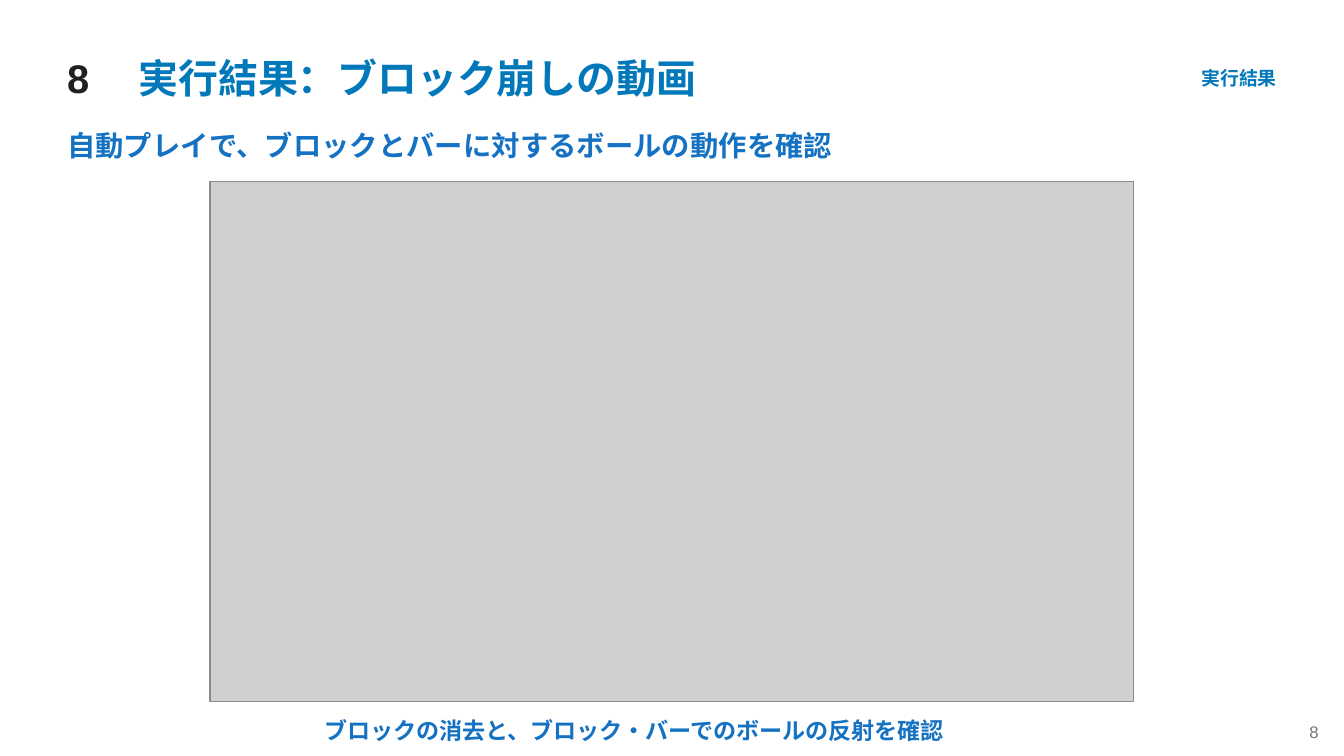
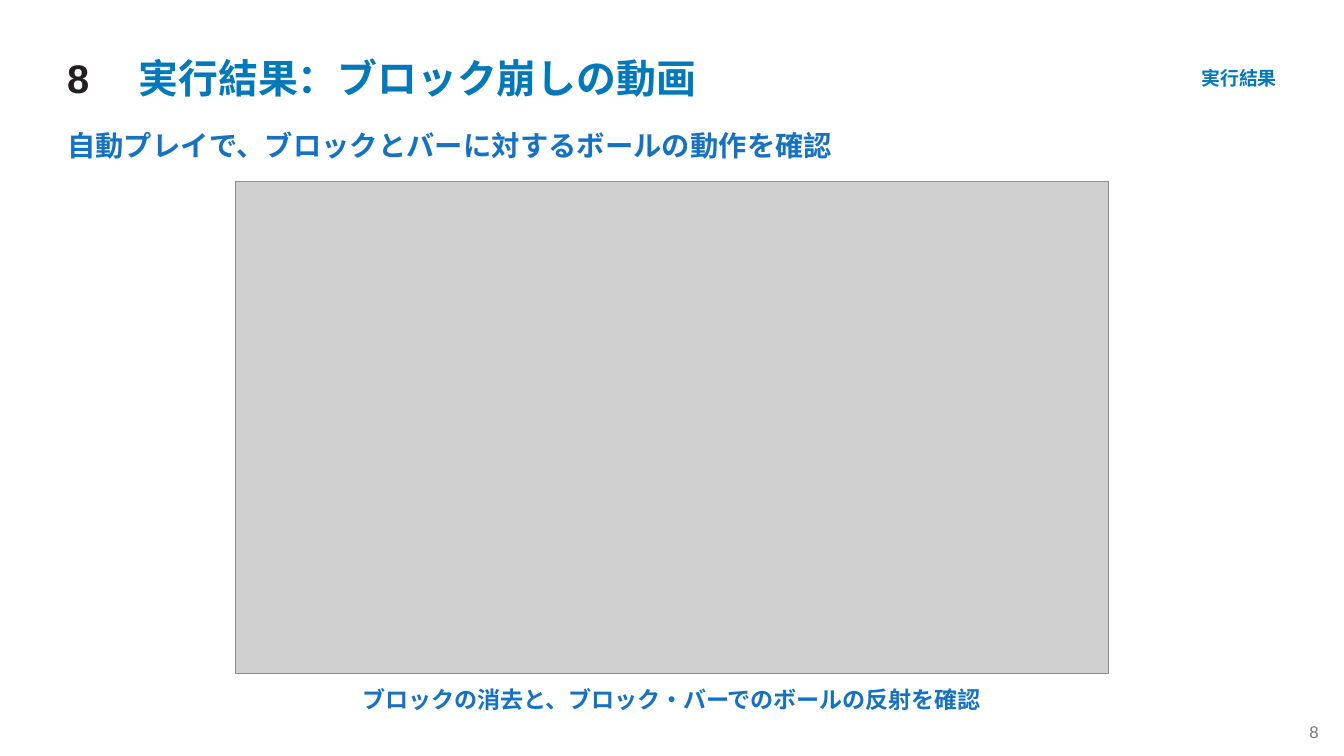
Before and after one commit to SoshiroFujimori/wally-game-console-research, a slide deck: slide 8 of docs/presentation/中間発表_主要事項.pptx. Drawn at 1344x756 pixels with LibreOffice and Linux fonts; fonts in the diff are those of the drawing; grey boxes stand for pictures. Boxes give left, top, right and bottom in pixels: in the first picture for what was removed or moved away, otherwise in the second. Text is boxed around its words. In the diff, an @@ line names an element or a change of style, - is before the commit and + after.

```diff
--- a/docs/presentation/中間発表_主要事項.pptx
+++ b/docs/presentation/中間発表_主要事項.pptx
@@ picture: place and size @@
-picture at [210, 181, 1134, 702]
+picture at [235, 181, 1109, 674]
@@ text "ブロックの消去と、ブロック・バーでのボールの反射を確認": place and size @@
-text "ブロックの消去と、ブロック・バーでのボールの反射を確認" at [325, 719, 943, 741]
+text "ブロックの消去と、ブロック・バーでのボールの反射を確認" at [363, 688, 981, 710]
```
Also in this commit, not shown: 20 other slides changed, 31 other files.
